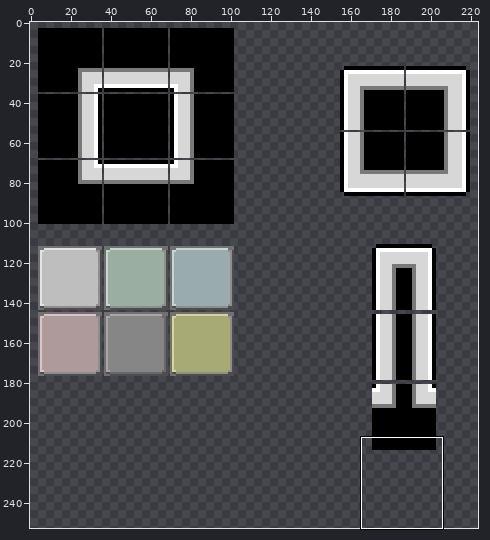
Pixel-art file -- Assets/GameAssets/Tiles/LabTiles.aseprite. Above: a wide view before the commit, with the close-up outlined.
Close-up. Before the commit:
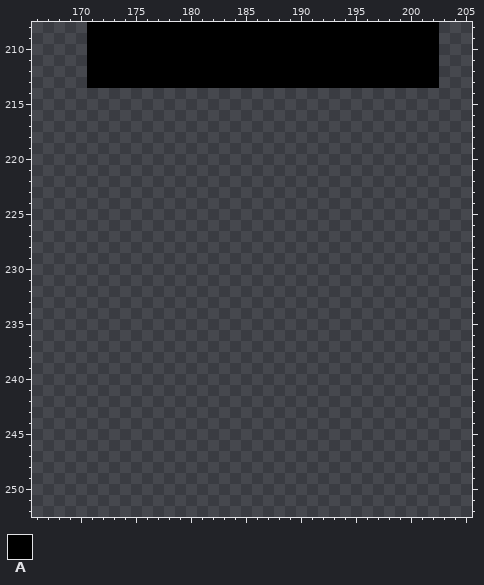
256x256 pixels, 1 frame. Shown: x 166..205, y 208..252. The wide view leaves out empty margins. The commit also changed other parts of the picture, which this record leaves out.
Palette (. is transparent): A #000000
Pixels before, first column x 171:
208 AAAAAAAAAAAAAAAAAAAAAAAAAAAAAAAA
209 AAAAAAAAAAAAAAAAAAAAAAAAAAAAAAAA
210 AAAAAAAAAAAAAAAAAAAAAAAAAAAAAAAA
211 AAAAAAAAAAAAAAAAAAAAAAAAAAAAAAAA
212 AAAAAAAAAAAAAAAAAAAAAAAAAAAAAAAA
213 AAAAAAAAAAAAAAAAAAAAAAAAAAAAAAAA
After the commit:
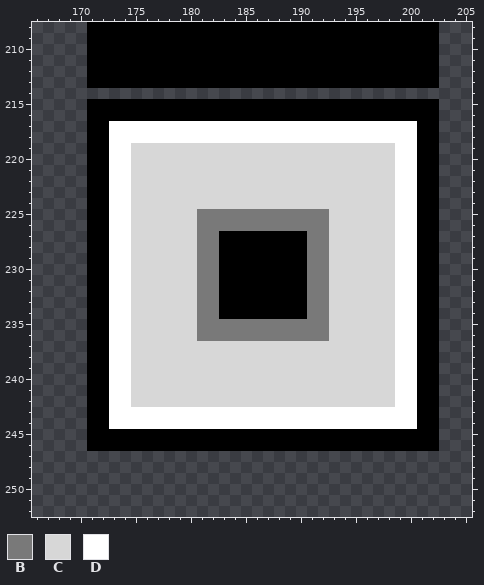
Colours new in this view: B #797979  C #d7d7d7  D #ffffff
What changed:
There is now colour A in rows 215 to 216 at x 171 to 202; in rows 217 to 226 at x 171 to 172 and 201 to 202; in rows 227 to 234 at x 171 to 172, 183 to 190 and 201 to 202; in rows 235 to 244 at x 171 to 172 and 201 to 202; in rows 245 to 246 at x 171 to 202.
There is now colour B in rows 225 to 226 at x 181 to 192; in rows 227 to 234 at x 181 to 182 and 191 to 192; in rows 235 to 236 at x 181 to 192.
There is now colour C in rows 219 to 224 at x 175 to 198; in rows 225 to 236 at x 175 to 180 and 193 to 198; in rows 237 to 242 at x 175 to 198.
There is now colour D in rows 217 to 218 at x 173 to 200; in rows 219 to 242 at x 173 to 174 and 199 to 200; in rows 243 to 244 at x 173 to 200.
